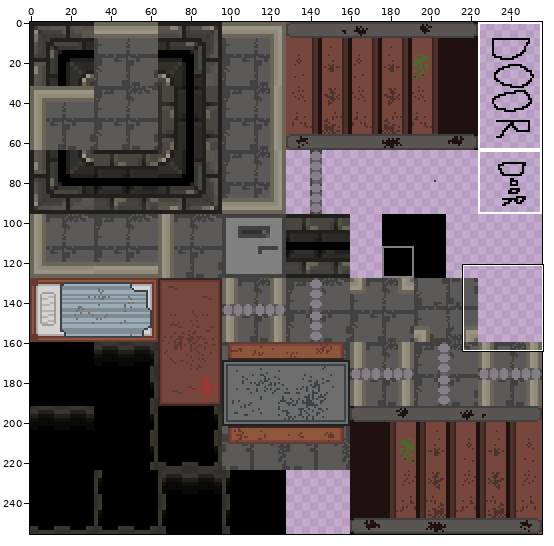
File history of a sprite sheet, GDX/core/assets/data/maps/mvpplaceholder.png. The picture above shows the old version from afar; the outline marks the close-up.
Close-up. Before:
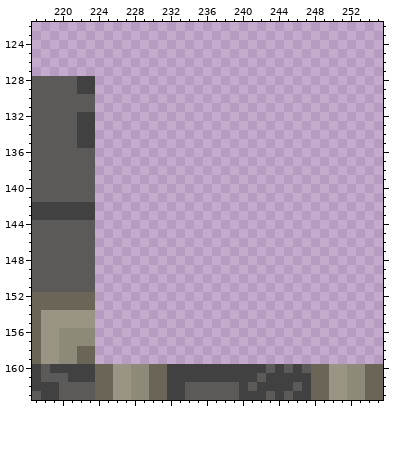
The file is 256x256 pixels. Colours within 5 levels of each other are drawn and written as one. Shown: x 217..255, y 122..163.
And afterwards:
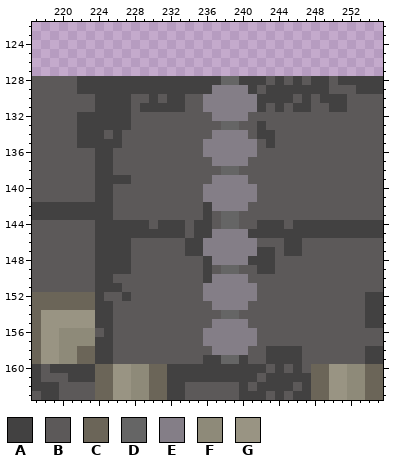
Palette (. is transparent): A #424141  B #5c5959  C #6b6558  D #656565  E #847e87  F #8e8a79  G #999483
Change:
{"y":128,"x":224,"old":"................................","new":"AAAAAAAAAAAAAADDAAABABABAABAAAAA"}
{"y":129,"x":224,"old":"................................","new":"AAAAAAAAAAAAAEEEEABAAAAAAABBBAAA"}
{"y":130,"x":224,"old":"................................","new":"AAAABBABAABBEEEEEEAAAABABAAABBBB"}
{"y":131,"x":224,"old":"................................","new":"AAAABAAAAABBEEEEEEABABAABBAABBBB"}
{"y":132,"x":224,"old":"................................","new":"AAAABBBBBBBBBEEEEBBBBBBBBBBBBBBB"}
{"y":133,"x":224,"old":"................................","new":"AAAABBBBBBBBBBDDBBABBBBBBBBBBBBB"}
{"y":134,"x":224,"old":"................................","new":"ABABBBBBBBBBBEEEEBAABBBBBBBBBBBB"}
{"y":135,"x":224,"old":"................................","new":"AAABBBBBBBBBEEEEEEBABBBBBBBBBBBB"}
{"y":136,"x":224,"old":"................................","new":"AABBBBBBBBBBEEEEEEBBBBBBBBBBBBBB"}
{"y":137,"x":224,"old":"................................","new":"AABBBBBBBBBBBEEEEBBBBBBBBBBBBBBB"}
{"y":138,"x":224,"old":"................................","new":"AABBBBBBBBBBBBDDBBBBBBBBBBBBBBBB"}
{"y":139,"x":224,"old":"................................","new":"AAAABBBBBBBBBEEEEBBBBBBBBBBBBBBB"}
{"y":140,"x":224,"old":"................................","new":"AABBBBBBBBBBEEEEEEBBBBBBBBBBBBBB"}
{"y":141,"x":224,"old":"................................","new":"AABBBBBBBBBBEEEEEEBBBBBBBBBBBBBB"}
{"y":142,"x":224,"old":"................................","new":"AABBBBBBBBBBAEEEEBBBBBBBBBBBBBBB"}
{"y":143,"x":224,"old":"................................","new":"AABBBBBBBBBBABDDBBBBBBBBBBBBBBBB"}
{"y":144,"x":224,"old":"................................","new":"AAAAAABAAABAABDDBBAAABAAAAAAAAAA"}
{"y":145,"x":224,"old":"................................","new":"AAAAAAAAAABAAEEEEAAAAAAAAAAAAAAA"}
{"y":146,"x":224,"old":"................................","new":"AAAABBBBBBAAEEEEEEBBBAABBBBBBBBB"}
{"y":147,"x":224,"old":"................................","new":"AAAABBBBBBAAEEEEEEAABAABBBBBBBBB"}
{"y":148,"x":224,"old":"................................","new":"AAAABBBBBBBBAEEEEAAABBBBBBBBBBBB"}
{"y":149,"x":224,"old":"................................","new":"AAAABBBBBBBBABDDBBAABBBBBBBBBBBB"}
{"y":150,"x":224,"old":"................................","new":"AABBBBBBBBBBAEEEEBBBBBBBBBBBBBBB"}
{"y":151,"x":224,"old":"................................","new":"AAABBBBBBBBBEEEEEEBBBBBBBBBBBBBB"}
{"y":152,"x":224,"old":"................................","new":"ABBABBBBBBBBEEEEEEBBBBBBBBBBBBAA"}
{"y":153,"x":224,"old":"................................","new":"AABBBBBBBBBBBEEEEBBBBBBBBBBBBBAA"}
{"y":154,"x":224,"old":"................................","new":"AABBBBBBBBBBBBDDBBBBBBBBBBBBBBAA"}
{"y":155,"x":224,"old":"................................","new":"AABBBBBBBBBBBEEEEBBBBBBBBBBBBBAA"}
{"y":156,"x":224,"old":"................................","new":"BABBBBBBBBBBEEEEEEBBBBBBBBBBBBBB"}
{"y":157,"x":224,"old":"................................","new":"AABBBBBBBBBBEEEEEEBBBBBBBBBBBBBB"}
{"y":158,"x":224,"old":"................................","new":"AABBBBBBBBBBBEEEEBBAAAABBBBBBBAA"}
{"y":159,"x":224,"old":"................................","new":"AABBBBBBBBBBAADDABBAAAABBBBBBBAA"}
{"label":"added","picture_box":[95,76,383,364]}
